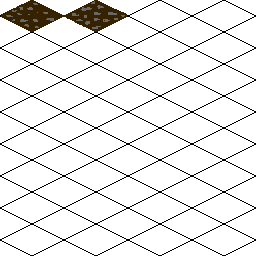
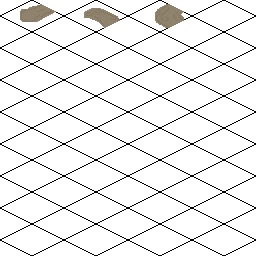
Layers edited between the first and the second 256 × 256 image:
renamed "Tiles" to "Terrain", hid it over [1,0,127,32]
added layer "Roads" above "Outlines" over [20,4,184,28]
